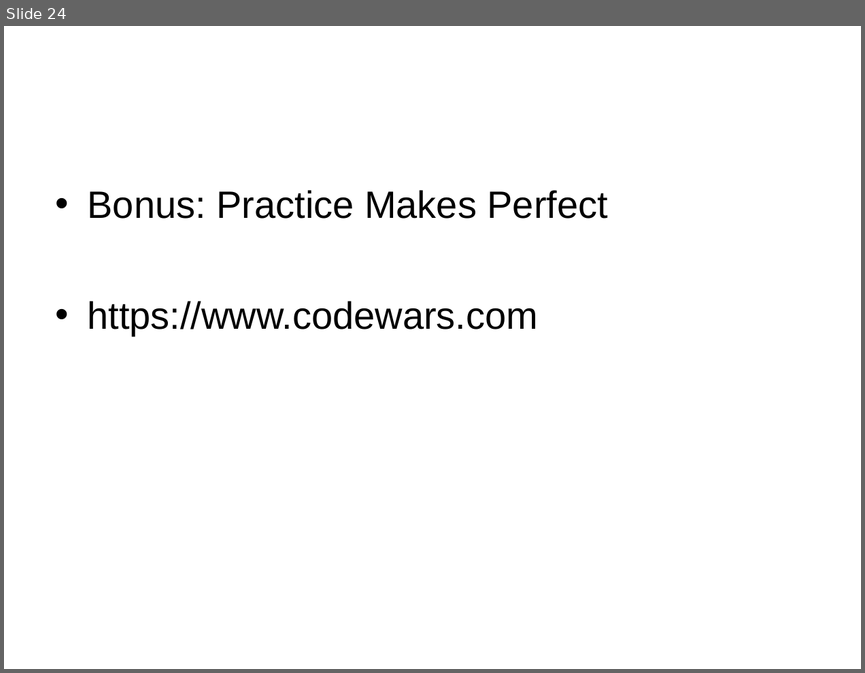
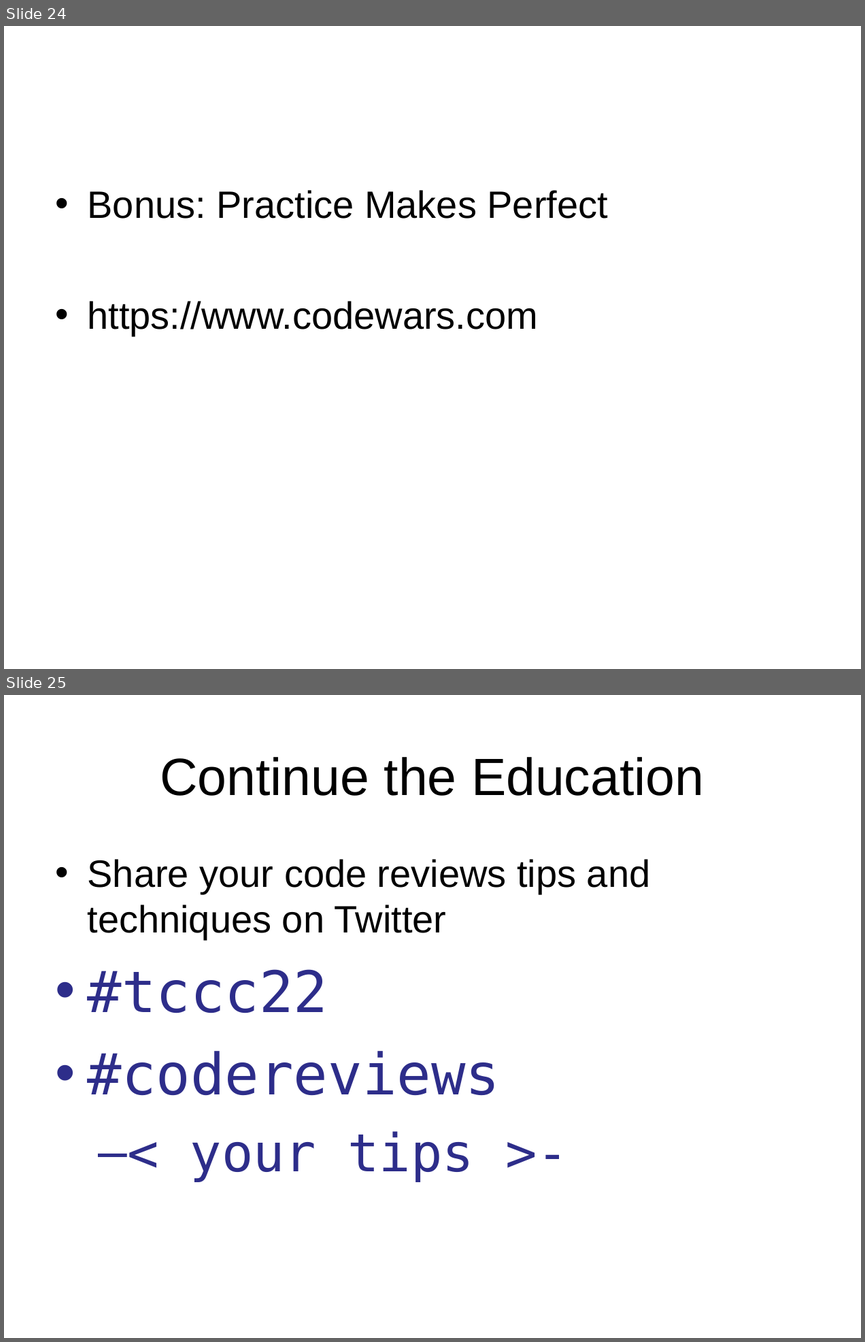
Before and after one commit to anibalvelarde/CodeSmells, a slide deck: DevelopingANoseForCodeSmells.ppt. Shown one above the other, each under a label of ours: slide 24 before the commit, slides 24 and 25 after it. The pictures are 865x673 and 865x1342 pixels, drawn with LibreOffice and Linux fonts; fonts in the diff are those of the drawing; background and template pictures are left out. Boxes give left, top, right and bottom in pixels: in the first picture for what was removed or moved away, otherwise in the second. Text is boxed around its words. In the diff, an @@ line names an element or a change of style, - is before the commit and + after.

Commit message:
Added a final slide about sharing other ideas for getting better at code reviews

```diff
--- a/DevelopingANoseForCodeSmells.ppt
+++ b/DevelopingANoseForCodeSmells.ppt
@@ slide 25 added at bbox=[4, 695, 861, 1338], background picture (left out) @@
@@ title added at bbox=[160, 757, 704, 796], 44 pt, text #000000 @@
+Continue the Education
@@ text added at bbox=[88, 859, 650, 1182], 32 pt, text #000000 @@
+• Share your code reviews tips and techniques on Twitter
+• #tccc22
+• #codereviews
+  – < your tips >-
```
Also in this commit, not shown: 6 slides changed.
